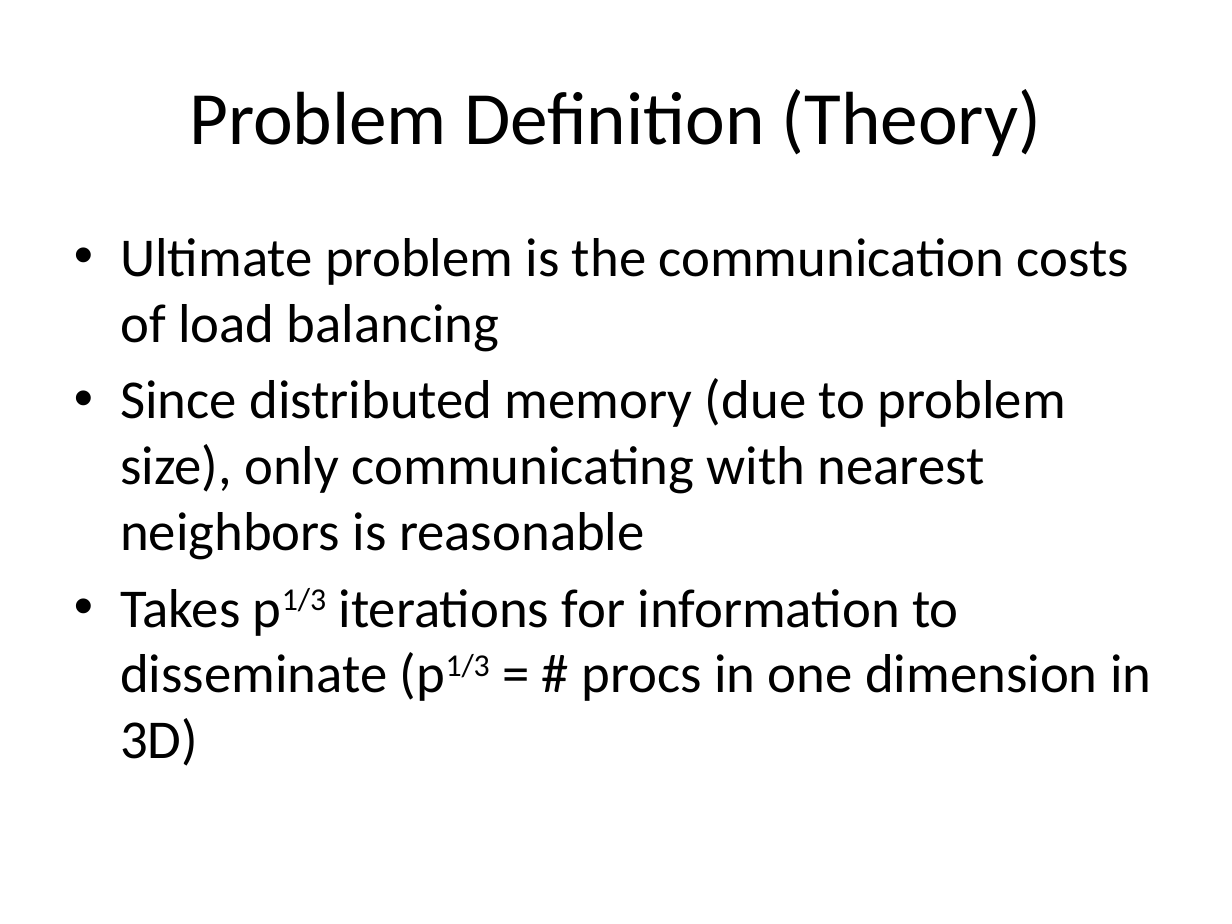
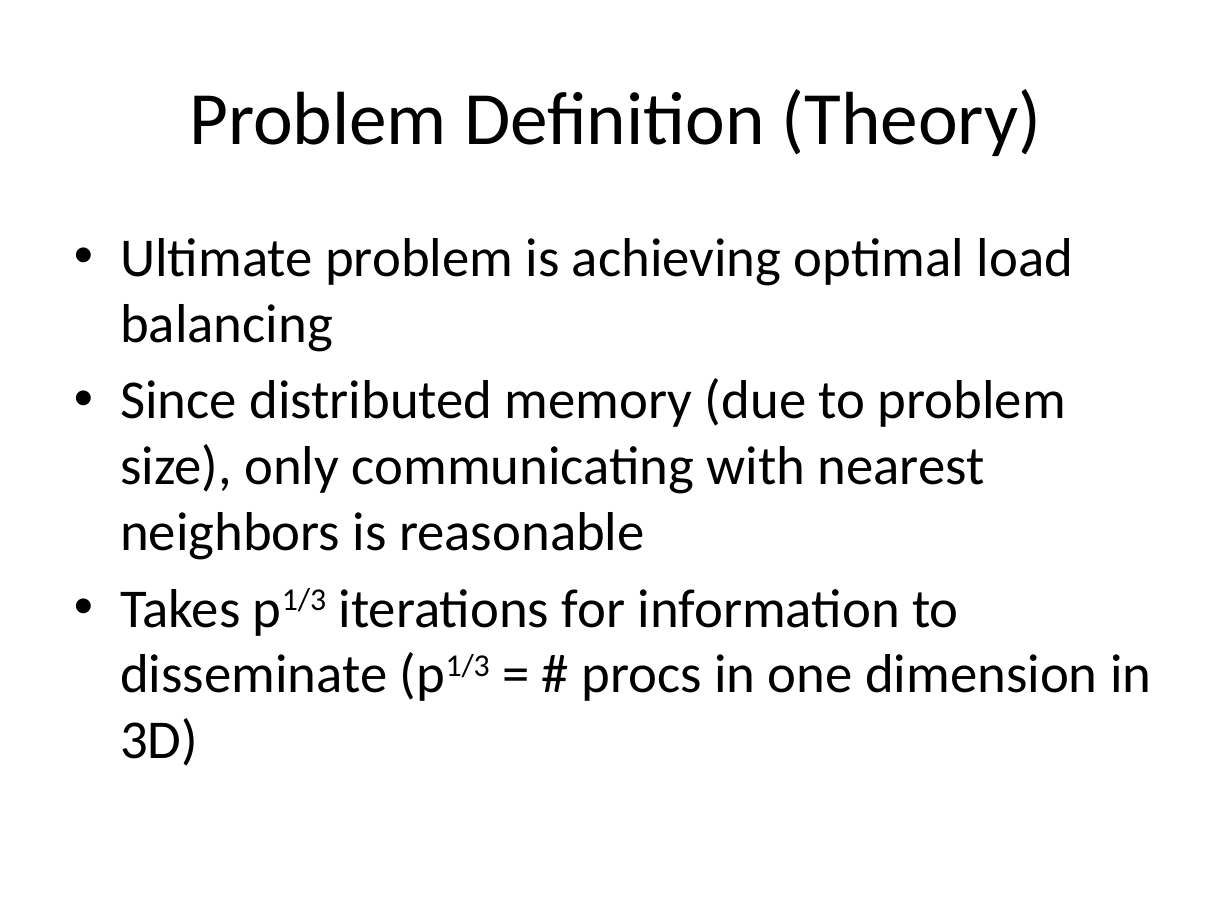
Before and after one commit to mgsholte/dynogrid, a slide deck: slide 5 of Dynogrid_ProgressReport_v1.pptx (slide 2 before the commit). Drawn at 1232x924 pixels with LibreOffice and Linux fonts; fonts in the diff are those of the drawing. Boxes give left, top, right and bottom in pixels: in the first picture for what was removed or moved away, otherwise in the second. Text is boxed around its words. In the diff, an @@ line names an element or a change of style, - is before the commit and + after.

```diff
--- a/Dynogrid_ProgressReport_v1.pptx
+++ b/Dynogrid_ProgressReport_v1.pptx
@@ text at (x1=120, y1=238, x2=1073, y2=352): text changed @@
-• Ultimate problem is the communication costs of load balancing
+• Ultimate problem is achieving optimal load balancing
```
Also in this commit, not shown: 3 slides added.
